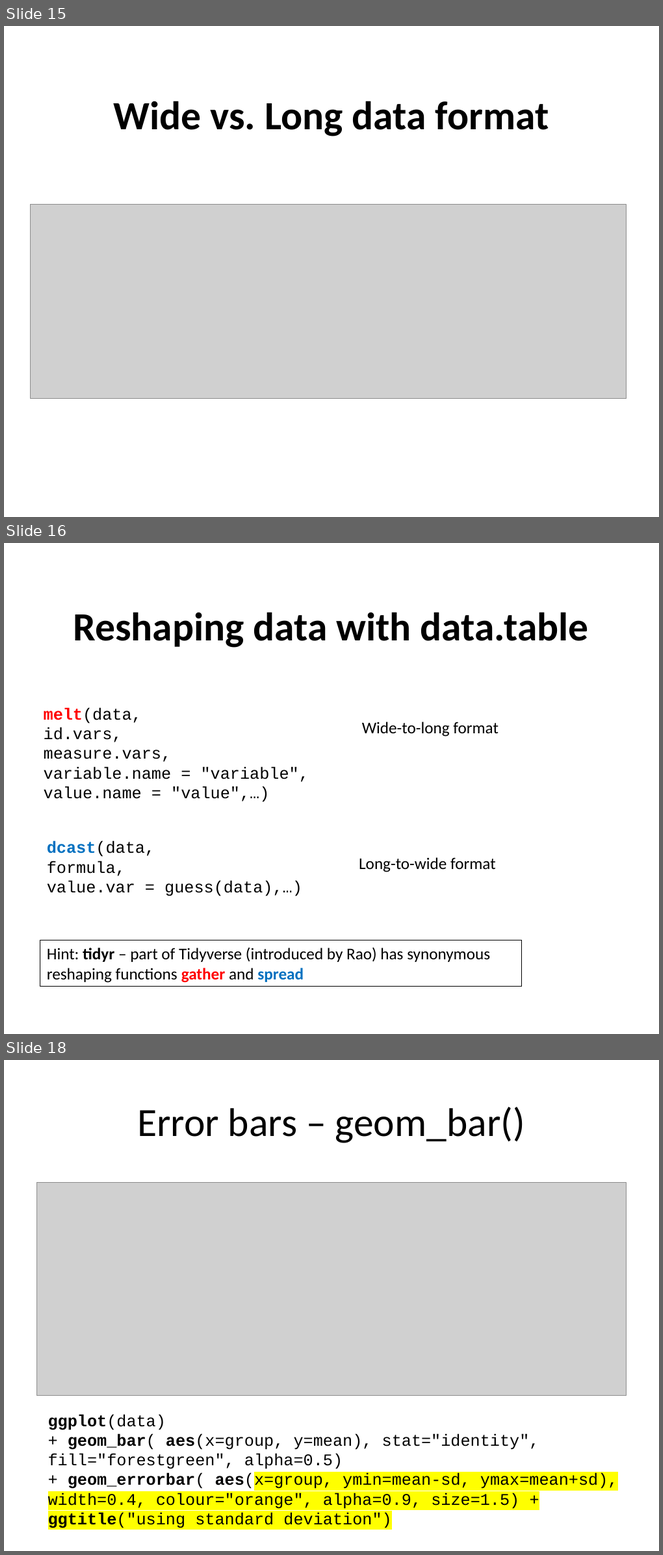
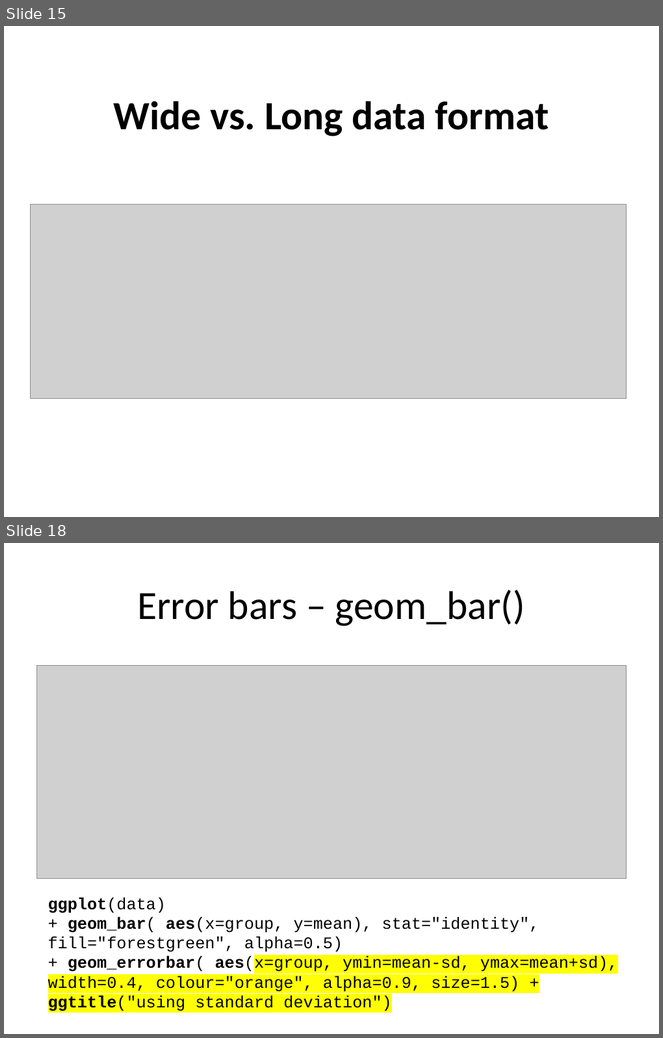
Before and after one commit to sraorao/data_analysis_visualisation_R_HT2022, a slide deck: powerpoint files/Session2.pptx. Shown one above the other, each under a label of ours: slides 15, 16 and 18 before the commit, slides 15 and 18 after it; the slides between them are not shown. The pictures are 663x1555 and 663x1038 pixels, drawn with LibreOffice and Linux fonts; fonts in the diff are those of the drawing; grey boxes stand for pictures. Boxes give left, top, right and bottom in pixels: in the first picture for what was removed or moved away, otherwise in the second. Text is boxed around its words. In the diff, an @@ line names an element or a change of style, - is before the commit and + after.

Commit message:
correcting reshaping files

```diff
--- a/powerpoint files/Session2.pptx
+++ b/powerpoint files/Session2.pptx
@@ slide 16 removed at bbox=[4, 543, 659, 1034], background #FFFFFF @@
@@ text removed at bbox=[74, 612, 589, 648] @@
-Reshaping data with data.table
@@ text removed at bbox=[44, 707, 309, 802] @@
-melt(data,
-id.vars,
-measure.vars,
-variable.name = "variable", value.name = "value",…)
@@ text removed at bbox=[362, 722, 499, 737] @@
-Wide-to-long format
@@ text removed at bbox=[47, 841, 302, 897] @@
-dcast(data,
-formula,
-value.var = guess(data),…)
@@ text removed at bbox=[359, 858, 496, 873] @@
-Long-to-wide format
@@ rectangle removed at bbox=[40, 941, 521, 986] @@
-Hint: tidyr – part of Tidyverse (introduced by Rao) has synonymous reshaping functions gather and spread
```
Also in this commit, not shown: 4 slides changed, 1 slide added.
